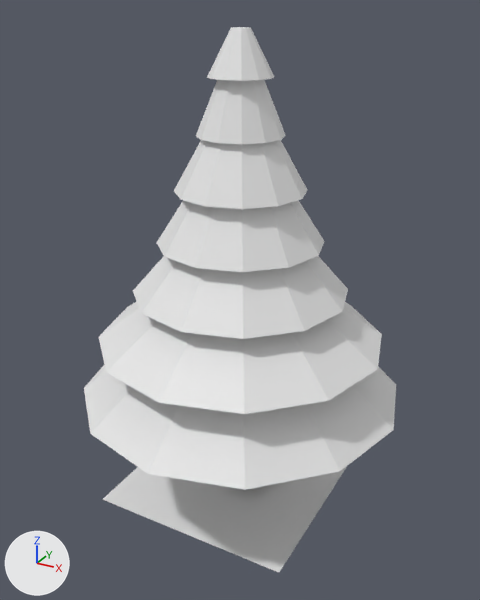
What one commit did to the Blender file RTS Dev Project/Assets/Models/Buildings/pi.blend.
The view is the same before and after, from a 50 mm camera at (2.84, -5.07, 4.59) aimed at (0.13, -0.14, 2.13). Lighting does not change. The marker at lower left points along +X, +Y and +Z. Materials are left out; every surface is plain grey.
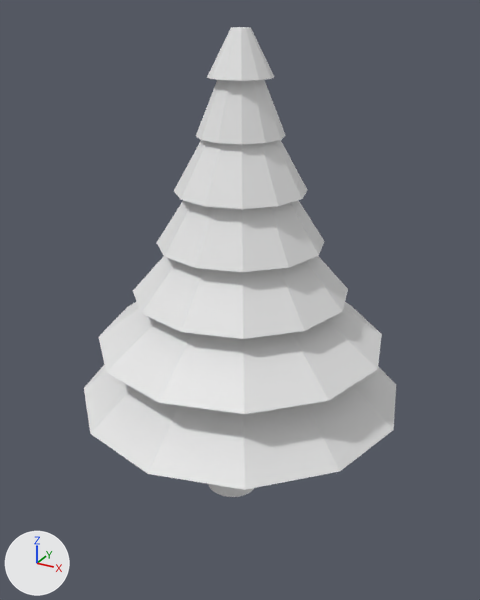
Boxes [x1, y1, x2, y2] around the edits, measured in the pictures (480 x 600 px):
'Plane', deleted: before [102, 466, 347, 572]
'Trunk', added: after [208, 484, 254, 497]

Diff of the bpy script that builds the scene:
```diff
--- a/RTS Dev Project/Assets/Models/Buildings/pi.blend.py
+++ b/RTS Dev Project/Assets/Models/Buildings/pi.blend.py
@@ me_cylinder_002_1 @@
+me_cylinder_002_1.from_pydata(...)  # a 30-sided cut cone along z (radius 0.252 at the low end, 0.151 at the high end) spanning x -0.188..0.313, y -0.17..0.334, z -2.086..-0.886
@@ ob_plane @@
-ob_plane = bpy.data.objects.new('Plane', me_plane)
-ob_plane.location = (0.0, 0.0, 0.0)
@@ ob_trunk @@
+ob_trunk = bpy.data.objects.new('Trunk', me_cylinder_002_1)
+ob_trunk.location = (0.01, -0.1, 2.13)
+ob_trunk.rotation_euler = (-0.0784, 0.00659, -0.0252)  # degrees (-4.5, 0.4, -1.4)
```
